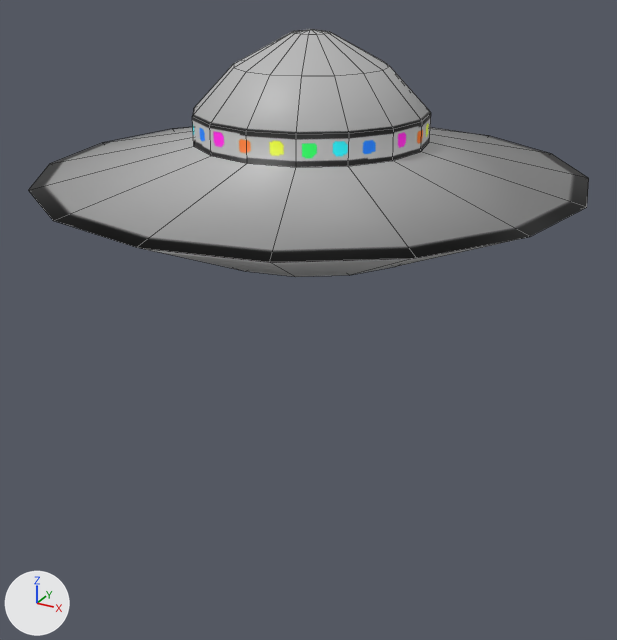
The Blender file assets/Ufo.blend: old version first, new version second.
The view is the same before and after, from a 50 mm lens placed at (1.5, -2.74, 0.76), pointed at (0.0, -0.01, -0.6). The axes (+X, +Y, +Z) are drawn at lower left. The lights are the same throughout. Mesh edges are drawn as thin lines.

Script lines for the objects in view, before the commit:
```python
me_ufo = bpy.data.meshes.new('Ufo')
me_ufo.from_pydata(...)  # 98 vertices, 112 faces; spans x -1.0..1.0, y -1.0..1.0, z -0.3..0.5
me_ufo.polygons.foreach_set('use_smooth', [True] * 112)
me_ufo.materials.append(mat_material)  # picture img_ufo_png
ob_ufo = bpy.data.objects.new('Ufo', me_ufo)
ob_ufo.location = (0.0, 0.0, 0.0)
```
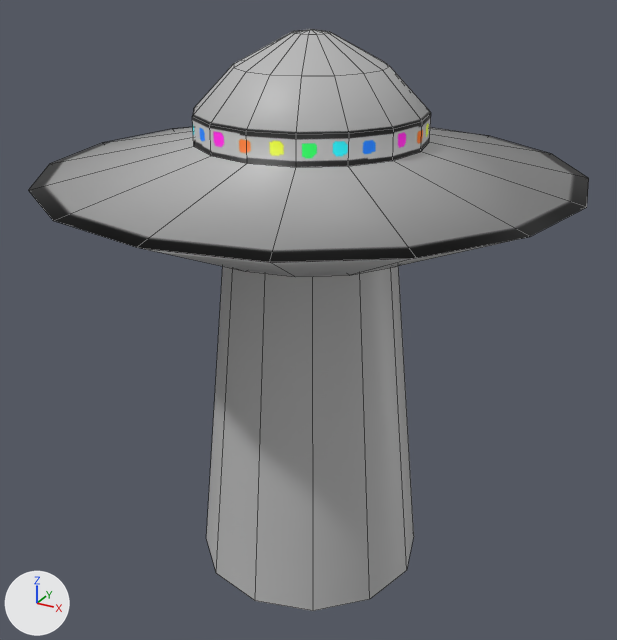
What differs and where, as boxes [x1, y1, x2, y2] in the pictures (617 x 640 px):
'Beam', added
    after: [206, 266, 414, 611]

Edits to the bpy script that builds the scene:
```text
Add me_beam:
    me_beam.from_pydata(...)  # 24 vertices, 12 faces; spans x -0.464..0.464, y -0.464..0.464, z -1.661..-0.267
    me_beam.polygons.foreach_set('use_smooth', [True] * 12)
    me_beam.materials.append(mat_material)  # picture img_ufo_png
Add ob_beam:
    ob_beam = bpy.data.objects.new('Beam', me_beam)
    ob_beam.location = (0.0, 0.0, 0.0)
```
